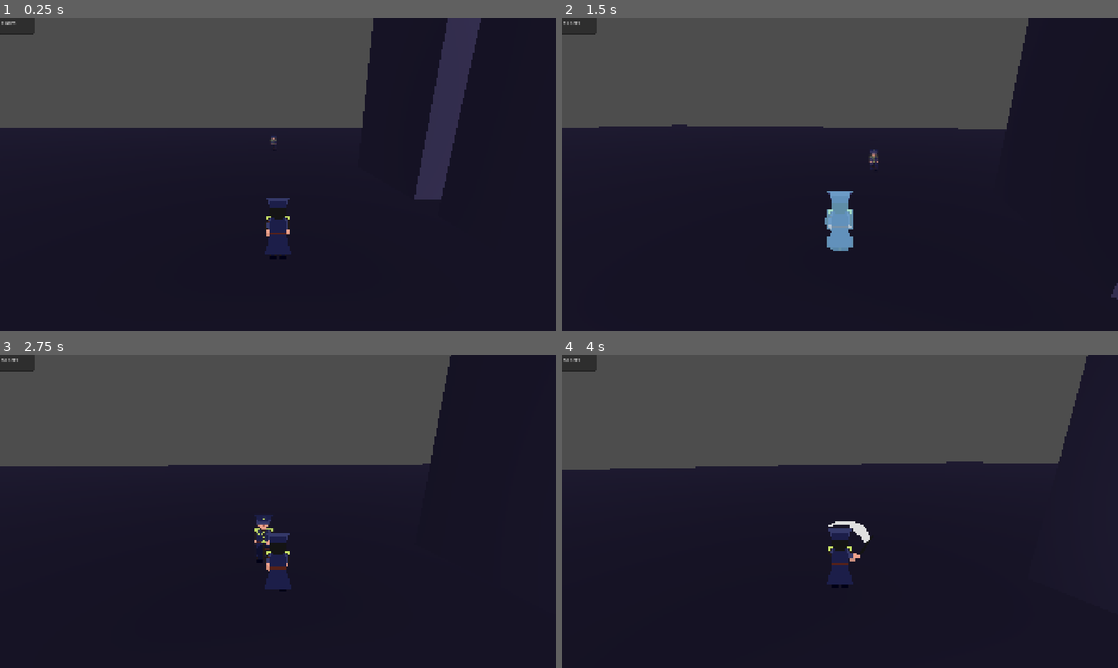
Above: before the commit, frames 1-4 (two rows, left to right).
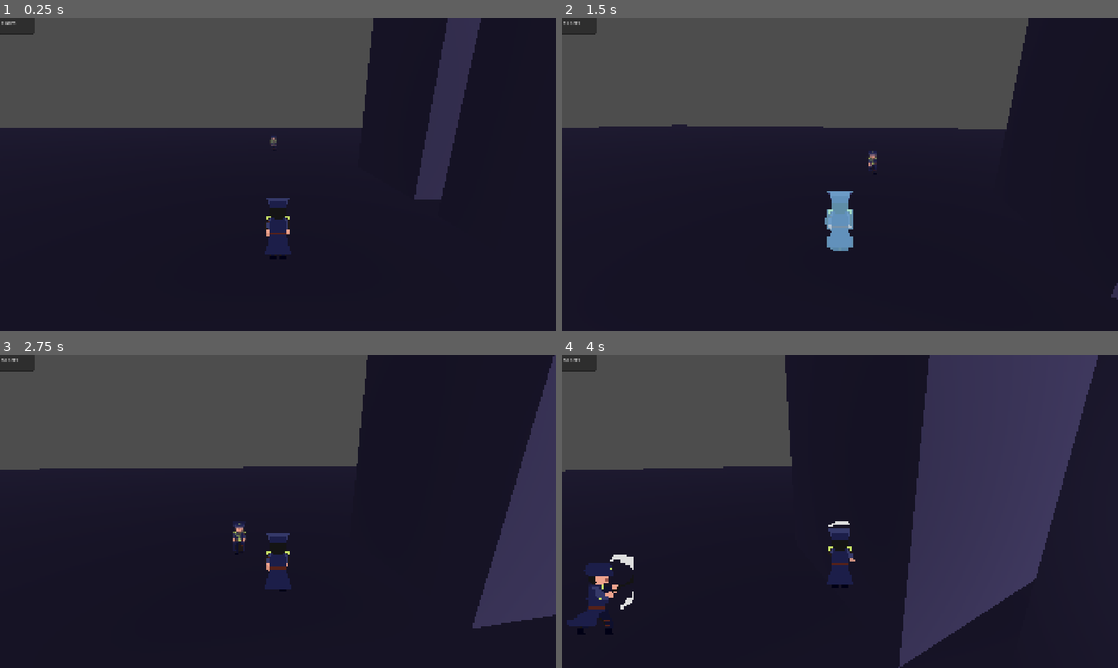
Above: after the commit, the same moments.

Repository: zenrythebard/dinamik_21_gamejam
Game: Godot game, scene res://test_assets/test_3d.tscn
Two runs of this game, one before a commit and one after it. Both use one fixed random seed, a clock stepped at 60 frames per second and the inputs below. This scene is started directly instead of the project's main scene.
Inputs (mouse positions are in pixels of both pictures, inside the frame that each line leads up to):
- Up to frame 1 (0.25 s): no input
- Up to frame 2 (1.5 s): tap Enter (ui_accept) at 0.5, 0.77 s; move the mouse to (867, 174) at 0.52 s; hold W (walk_forward) from 0.53 s (still down); click (867, 174) at 0.6 s; move the mouse to (812, 174) at 1.27 s; tap Shift (dash) at 1.35 s
- Up to frame 3 (2.75 s): keep holding W (walk_forward); tap Enter (ui_accept) at 1.52 s; move the mouse to (289, 505) at 2.02 s; click (289, 505) at 2.1 s
- Up to frame 4 (4 s): keep holding W (walk_forward); move the mouse to (834, 517) at 2.77 s; tap Shift (dash) at 2.85 s; tap Enter (ui_accept) at 3.02, 3.77 s; move the mouse to (878, 514) at 3.52 s; click (878, 514) at 3.6 s

The runs differ from the first frame. In frame 1, less than 0.1% of the frame differs, in the area x 48-50%, y 39-41%; in frame 2, less than 0.1%; in frame 3, 12%; in frame 4, 29%, in the area x 0-97%, y 0-100%.

Commit message:
knockback

Diff:
--- a/test_assets/ninja.gd
+++ b/test_assets/ninja.gd
@@ -18,12 +18,16 @@
 @export var animation_tree: AnimationTree
 @export var animation_player: AnimationPlayer
 var attack_timer : float = 0
-@export var SPEED = 5.0
+@export var base_speed : float
+var SPEED : float
 const JUMP_VELOCITY = 4.5
 @export var attack_interval : float = 230
-
+@export var base_health : float = 100
+var health : float
 
 func _ready() -> void:
+	health = base_health
+	SPEED = base_speed
 	animation_tree.active = true
 
 func _physics_process(delta: float) -> void:
@@ -35,6 +39,8 @@
 	#if is_on_floor():
 		#velocity.y = JUMP_VELOCITY
 	move_and_slide()
+	move_and_collide(knockback)
+	knockback = knockback.move_toward(Vector3.ZERO, 0.1)
 	ninja_behaviour()
 	direction_relative_to_player()
 
@@ -162,3 +168,10 @@
 func _on_zone_of_attack_body_exited(body: Node3D) -> void:
 	if body is Player:
 		attack_in_range = false
+
+var knockback : Vector3
+@export var weight : float = 1
+func _on_hitbox_area_entered(area: HurtboxPlayer) -> void:
+	health -= 2
+	var knock_dir : Vector3 = -(area.global_position - global_position).normalized()
+	knockback = knock_dir * 1 / weight
--- a/test_assets/ninja.tscn
+++ b/test_assets/ninja.tscn
@@ -1,9 +1,11 @@
 [gd_scene format=3 uid="uid://skj78n5g6epw"]
 
 [ext_resource type="Script" uid="uid://gxi1aa0nmian" path="res://test_assets/ninja.gd" id="1_071xj"]
+[ext_resource type="Shader" uid="uid://cj4f0rcoojrdf" path="res://test_assets/tint.gdshader" id="2_vsbne"]
 [ext_resource type="Texture2D" uid="uid://cfyjdavolww0x" path="res://test_assets/Guard Attack.png" id="2_wurd0"]
 [ext_resource type="Texture2D" uid="uid://d4nvh577j784e" path="res://test_assets/guard sprite (1).png" id="3_4t13w"]
 [ext_resource type="Script" uid="uid://crqrrdbydw018" path="res://test_assets/hitbox_ninja.gd" id="4_4t13w"]
+[ext_resource type="Script" uid="uid://8iljajrobc7b" path="res://test_assets/animated_sprite_3d.gd" id="4_sq7cc"]
 [ext_resource type="Script" uid="uid://dq8yo0j2dr1n5" path="res://test_assets/hurtbox_ninja.gd" id="5_4t13w"]
 
 [sub_resource type="AnimationNodeAnimation" id="AnimationNodeAnimation_ugkvk"]
@@ -133,7 +135,7 @@
 
 [sub_resource type="Animation" id="Animation_x8nt6"]
 resource_name = "attack_backward"
-length = 0.39999999999999997
+length = 0.4
 tracks/0/type = "value"
 tracks/0/imported = false
 tracks/0/enabled = true
@@ -185,7 +187,7 @@
 
 [sub_resource type="Animation" id="Animation_3388h"]
 resource_name = "attack_forward"
-length = 0.39999999999999997
+length = 0.4
 tracks/0/type = "value"
 tracks/0/imported = false
 tracks/0/enabled = true
@@ -237,7 +239,7 @@
 
 [sub_resource type="Animation" id="Animation_bs657"]
 resource_name = "attack_side"
-length = 0.39999999999999997
+length = 0.4
 tracks/0/type = "value"
 tracks/0/imported = false
 tracks/0/enabled = true
@@ -289,7 +291,7 @@
 
 [sub_resource type="Animation" id="Animation_o1qfp"]
 resource_name = "attack_right"
-length = 0.39999999999999997
+length = 0.4
 tracks/0/type = "value"
 tracks/0/imported = false
 tracks/0/enabled = true
@@ -541,6 +543,21 @@
 &"walk_right": SubResource("Animation_t5mk5")
 }
 
+[sub_resource type="AtlasTexture" id="AtlasTexture_0h7nl"]
+atlas = ExtResource("3_4t13w")
+region = Rect2(0, 0, 37, 50)
+
+[sub_resource type="ShaderMaterial" id="ShaderMaterial_sq7cc"]
+render_priority = 0
+shader = ExtResource("2_vsbne")
+shader_parameter/active = false
+shader_parameter/flash_color = Color(1, 0.2, 0.2, 1)
+shader_parameter/tex = SubResource("AtlasTexture_0h7nl")
+shader_parameter/use_billboard = true
+shader_parameter/growth_amt = 0.0
+shader_parameter/tint = 0.5
+shader_parameter/fade = 0.0
+
 [sub_resource type="AtlasTexture" id="AtlasTexture_071xj"]
 atlas = ExtResource("2_wurd0")
 region = Rect2(74, 0, 37, 50)
@@ -624,10 +641,6 @@
 [sub_resource type="AtlasTexture" id="AtlasTexture_mcnk3"]
 atlas = ExtResource("3_4t13w")
 region = Rect2(74, 400, 37, 50)
-
-[sub_resource type="AtlasTexture" id="AtlasTexture_0h7nl"]
-atlas = ExtResource("3_4t13w")
-region = Rect2(0, 0, 37, 50)
 
 [sub_resource type="AtlasTexture" id="AtlasTexture_mer1j"]
 atlas = ExtResource("3_4t13w")
@@ -868,7 +881,6 @@
 sprite = NodePath("AnimatedSprite3D")
 animation_tree = NodePath("AnimationTree")
 animation_player = NodePath("AnimationPlayer")
-SPEED = 2.5
 
 [node name="AnimationTree" type="AnimationTree" parent="." unique_id=1326933241]
 active = false
@@ -886,10 +898,12 @@
 
 [node name="AnimatedSprite3D" type="AnimatedSprite3D" parent="." unique_id=1007263892]
 transform = Transform3D(3.945, 0, 0, 0, 3.8105772, 1.0210412, 0, -1.0210412, 3.8105772, 0, 0, 0)
+material_overlay = SubResource("ShaderMaterial_sq7cc")
 billboard = 1
 texture_filter = 2
 sprite_frames = SubResource("SpriteFrames_1icll")
 animation = &"walk_forward"
+script = ExtResource("4_sq7cc")
 
 [node name="CollisionShape3D" type="CollisionShape3D" parent="." unique_id=1862275785]
 shape = SubResource("CapsuleShape3D_fe3hl")
@@ -908,7 +922,6 @@
 shape = SubResource("CylinderShape3D_071xj")
 
 [node name="Hitbox" type="Area3D" parent="." unique_id=1911091732]
-monitoring = false
 monitorable = false
 script = ExtResource("4_4t13w")
 
@@ -918,6 +931,7 @@
 
 [node name="Hurtbox" type="Area3D" parent="." unique_id=2128364079]
 transform = Transform3D(1, 0, 0, 0, 1, 0, 0, 0, 1, 0, -0.07343745, 0)
+monitoring = false
 monitorable = false
 script = ExtResource("5_4t13w")
 
@@ -931,3 +945,4 @@
 [connection signal="area_entered" from="ZoneOfAttack" to="." method="_on_zone_of_attack_area_entered"]
 [connection signal="body_entered" from="ZoneOfAttack" to="." method="_on_zone_of_attack_body_entered"]
 [connection signal="body_exited" from="ZoneOfAttack" to="." method="_on_zone_of_attack_body_exited"]
+[connection signal="area_entered" from="Hitbox" to="." method="_on_hitbox_area_entered"]
--- a/test_assets/player.tscn
+++ b/test_assets/player.tscn
@@ -1086,7 +1086,6 @@
 shape = SubResource("CapsuleShape3D_p5viw")
 
 [node name="Hitbox" type="Area3D" parent="." unique_id=2144873591]
-monitoring = false
 monitorable = false
 script = ExtResource("5_o1qfp")
 
@@ -1103,3 +1102,4 @@
 [connection signal="body_exited" from="RotationPoint/Left" to="." method="_on_left_body_exited"]
 [connection signal="body_entered" from="RotationPoint/Right" to="." method="_on_right_body_entered"]
 [connection signal="body_exited" from="RotationPoint/Right" to="." method="_on_right_body_exited"]
+[connection signal="area_entered" from="Hitbox" to="." method="_on_hitbox_area_entered"]
--- a/test_assets/test_3d.tscn
+++ b/test_assets/test_3d.tscn
@@ -134,4 +134,4 @@
 [node name="Ninja" parent="." unique_id=1572494235 node_paths=PackedStringArray("target") instance=ExtResource("3_e4pr7")]
 transform = Transform3D(1, 0, 0, 0, 1, 0, 0, 0, 1, -0.42801857, 1.7996109, -13.626884)
 target = NodePath("../Player")
-SPEED = 2.0
+base_speed = 2.5
--- a/test_assets/test_character_body_3d.gd
+++ b/test_assets/test_character_body_3d.gd
@@ -8,8 +8,11 @@
 const JUMP_VELOCITY = 4.5
 @onready var rotation_point: Node3D = $RotationPoint
 var mouse_delta : Vector2
+@export var base_health : float = 100
+var health : float
 
 func _ready() -> void:
+	health = base_health
 	SPEED = base_speed
 	animation_tree.active = true
 	Input.mouse_mode = 2
@@ -56,6 +59,8 @@
 			SPEED = base_speed
 
 	move_and_slide()
+	move_and_collide(knockback)
+	knockback = knockback.move_toward(Vector3.ZERO, 0.1)
 
 	animation_tree["parameters/walk/blend_position"] = anim_dir
 
@@ -115,3 +120,11 @@
 func _on_back_body_entered(body: Ninja) -> void:
 	body.player_facing.y = -1
 	prev_facing_direction.y = -1
+
+
+var knockback : Vector3
+@export var weight : float = 1
+func _on_hitbox_area_entered(area: HurtboxNinja) -> void:
+	health -= 2
+	var knock_dir : Vector3 = -(area.global_position - global_position).normalized()
+	knockback = knock_dir * 1 / weight
